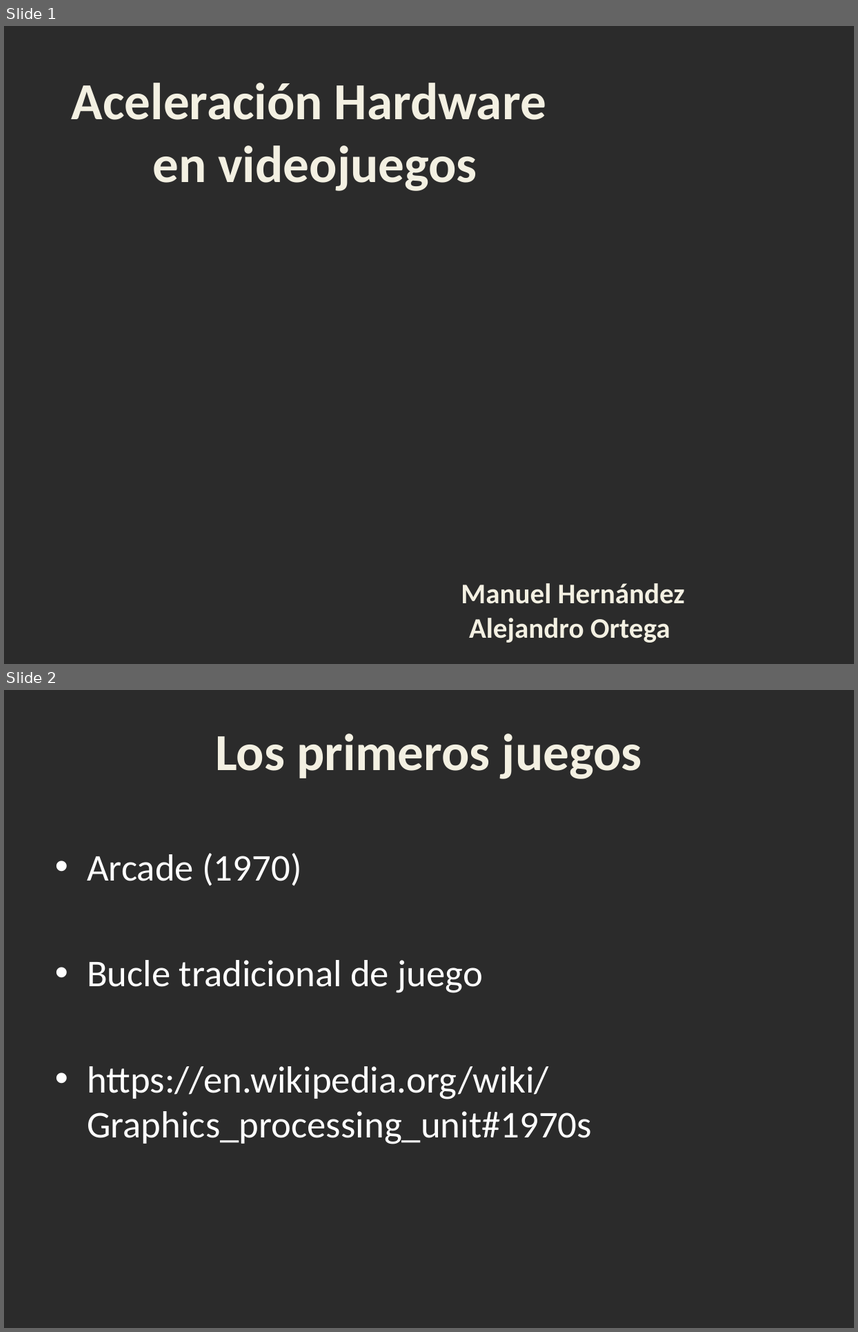
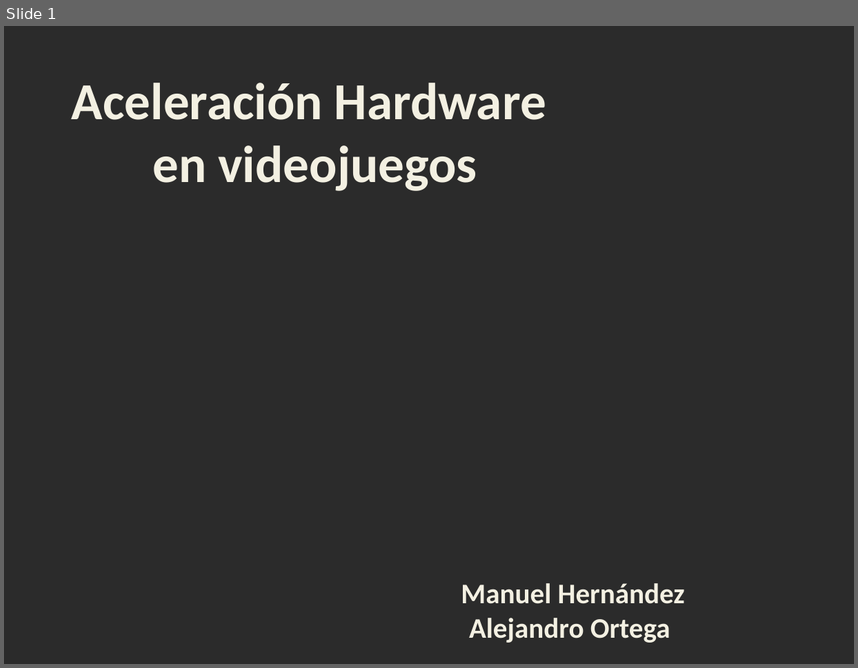
Before and after one commit to manherna/GPUS, a slide deck: Presen.pptx. Shown one above the other, each under a label of ours: slides 1 and 2 before the commit, slide 1 after it. The pictures are 858x1332 and 858x668 pixels, drawn with LibreOffice and Linux fonts; fonts in the diff are those of the drawing; background and template pictures are left out; a plain dark background stands for a picture behind light text. Boxes give left, top, right and bottom in pixels: in the first picture for what was removed or moved away, otherwise in the second. Text is boxed around its words. In the diff, an @@ line names an element or a change of style, - is before the commit and + after.

```diff
--- a/Presen.pptx
+++ b/Presen.pptx
@@ slide 2 removed at bbox=[4, 690, 854, 1328], background picture (left out) @@
@@ text removed at bbox=[215, 733, 642, 779] @@
-Los primeros juegos
@@ text removed at bbox=[87, 853, 592, 1144] @@
-• Arcade (1970)
-• Bucle tradicional de juego
-• https://en.wikipedia.org/wiki/Graphics_processing_unit#1970s
```
Also in this commit, not shown: 1 slide changed, 3 slides added, 1 other slide removed, 4 other files.
